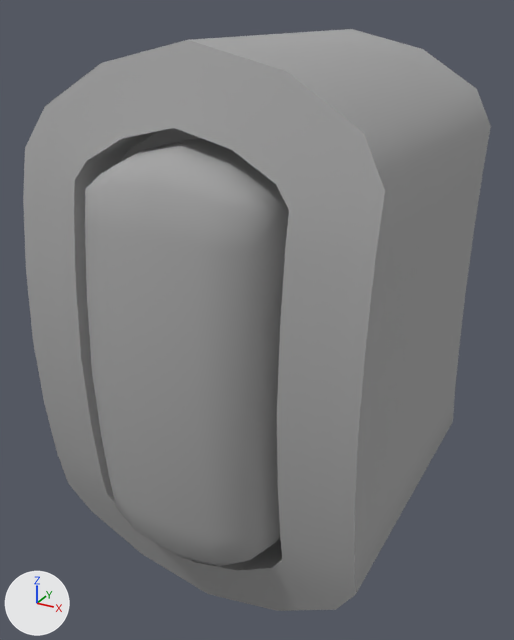
The FBX model New Unity Project/Assets/Art/Gameplay/Mobs/CameraBot_LVL0.FBX: old version first, new version second.
The view is the same before and after, from a 50 mm camera at (0.169, -0.762, 0.155) aimed at (-0.004, -0.448, -0.003). The lights are fixed; the arrows at lower left show +X, +Y and +Z. Where no turn or scale is listed for an object, it has been applied to the vertices.

Names of what the first picture shows: 'CameraBot_LVL0'.
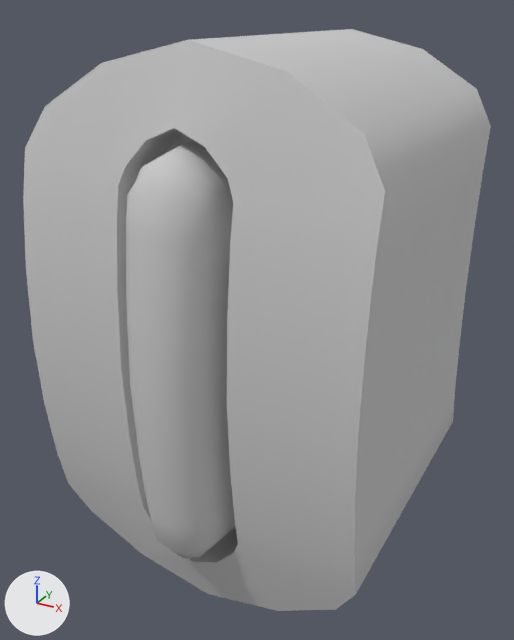
Location of each change, [x1, y1, x2, y2] in pixels of the pictures (514 x 640 px; the box of a moved part takes in the faces that stretch with it):
'CameraBot_LVL0', recoloured, reshaped: [23, 29, 491, 611] in both
part 1 of me_mesh, moved or reshaped: before [85, 138, 289, 566]; after [126, 141, 235, 558]
part 2 of me_mesh, moved or reshaped: before [26, 270, 358, 611]; after [26, 269, 358, 611]
part 3 of me_mesh, moved or reshaped: [23, 40, 385, 432] in both

What the commit changed:
Material 'CameraBot_LVL0' (mat_camerabot_lvl0) is new.
Its base color is (0.588, 0.588, 0.588) (light grey #cacaca).
Its roughness is 0.859.
me_mesh has 210 vertices, 368 faces and spans x -0.088..0.088, y -0.21..0.0, z -0.143..0.143.
me_mesh is used by ob_camerabot_lvl0; location (0.0, -0.3395, 0.0).
me_mesh no longer uses material mat_bot_lvl0 (grey #a4a4a4).
me_mesh part 1: the loose piece of 93 vertices spanning x -0.045..0.045, y -0.21..-0.158, z -0.104..0.104 is scaled about its middle by (0.443, 1, 1).
me_mesh part 2: 32 of the vertices in x -0.053..0.053, y -0.195..-0.155, z -0.105..0.0 are scaled about their middle by (0.54, 1, 1).
me_mesh part 3: 26 of the vertices in x -0.053..0.053, y -0.193..-0.155, z 0.038..0.105 are scaled about their middle by (0.54, 1, 1).
me_mesh now uses material mat_camerabot_lvl0 (light grey #cacaca).
